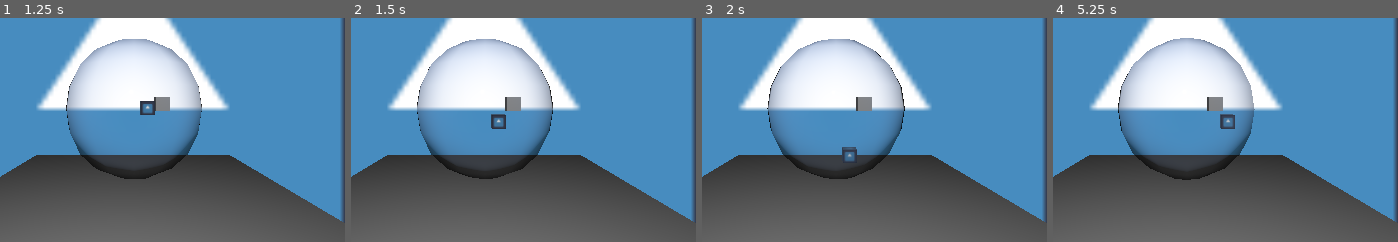
Above: before the commit, frames 1-4 (left to right).
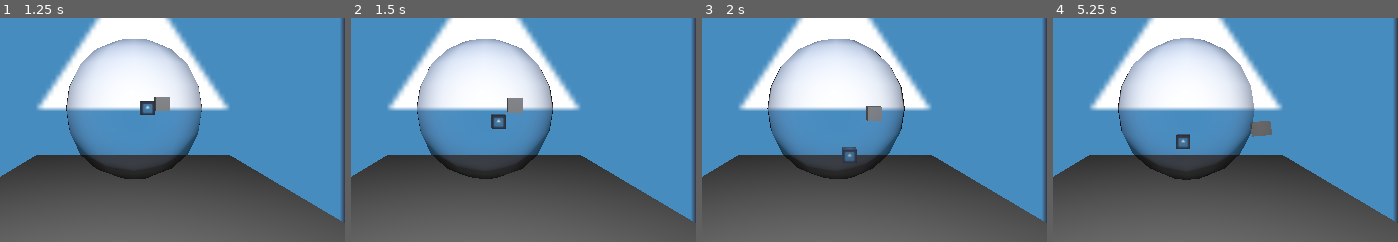
Above: after the commit, the same moments.

Repository: DJ-Jam1/GlobalGameJam2025
Game: Godot game, scene res://scenes/mainScene.tscn
The game is run twice, just before and just after one commit, with the same random seed, the same clock (stepped at 60 frames per second) and the same inputs. The engine's default icon, where the game draws it, is replaced by a stand-in: a white triangle on a blue panel in a dark square.
Inputs:
- Up to frame 1 (1.25 s): tap Enter (ui_accept) at 0.5, 0.77 s; hold Right (ui_right) from 0.53 s (still down); tap Space (attack) at 0.6 s
- Up to frame 2 (1.5 s): release Right (ui_right) at 1.28 s; hold Down (ui_down) from 1.28 s (still down); tap Space (attack) at 1.35 s
- Up to frame 3 (2 s): keep holding Down (ui_down); tap Enter (ui_accept) at 1.52 s
- Up to frame 4 (5.25 s): release Down (ui_down) at 2.03 s; hold Right (ui_right) 2.03-2.78 s; tap Space (attack) every 0.75 s from 2.1 to 5.1 s; hold Up (ui_up) 2.78-3.53 s; tap Enter (ui_accept) at 3.02, 3.77, 4.52 s; hold Left (ui_left) 3.53-5.03 s; hold Down (ui_down) from 5.03 s (still down)
The pictures show only the part of the screen within x 30-80%, y 32-82%; the shares and areas given below are measured in that part.

Frame 1 is identical in both runs. In frame 2, 0.1% of the frame differs, in the area x 44-50%, y 35-43%; in frame 3, 0.5%; in frame 4, 1.2%, in the area x 35-64%, y 35-59%.

Commit message:
Add physics knockback for objects

Diff:
--- a/globalgamejam2025/scenes/crate.gd
+++ b/globalgamejam2025/scenes/crate.gd
@@ -2,7 +2,7 @@
 const NAME = 'crate'
 var knockback_dir
 var knockback
-var knock_force = 200;
+var knock_force = 10;
 var dir =1;
 # Called when the node enters the scene tree for the first time.
 func _ready() -> void:
@@ -14,10 +14,15 @@
 	pass
 
 
+
+
+
+
 func _on_player_knockback() -> void:
-	var knockback_strength = 300  # Adjust this value as needed
-	var random_direction = Vector3(randf_range(-1, 1), randf_range(-1, 1), 0).normalized()
-	var knockback_vector = random_direction * knockback_strength
-
-	# Apply the impulse
-	apply_impulse(Vector3.ZERO, knockback_vector)
+	print('Apply Knockback')
+	   # Adjust as needed
+	var random_direction = Vector3(randf_range(-1, 1), randf_range(-1, 1), 0).normalized();
+	var knockback_vector = random_direction * knock_force;
+	print(knockback_vector);
+	# Use add_force instead of apply_impulse
+	apply_force(knockback_vector, Vector3.ZERO);
--- a/globalgamejam2025/scenes/crate.tscn
+++ b/globalgamejam2025/scenes/crate.tscn
@@ -1,31 +1,31 @@
-[gd_scene load_steps=5 format=3 uid="uid://172os72nii4k"]
+[gd_scene load_steps=5 format=3 uid="uid://dyjim4o8p3l3k"]
 
-[ext_resource type="Script" path="res://scenes/crate.gd" id="1_m8at4"]
+[ext_resource type="Script" path="res://scenes/crate.gd" id="1_gau5g"]
 
-[sub_resource type="BoxMesh" id="BoxMesh_l4vxy"]
+[sub_resource type="BoxMesh" id="BoxMesh_ogx5o"]
 
-[sub_resource type="BoxShape3D" id="BoxShape3D_b46fy"]
+[sub_resource type="BoxShape3D" id="BoxShape3D_44qqf"]
 
-[sub_resource type="BoxShape3D" id="BoxShape3D_fhjqb"]
+[sub_resource type="BoxShape3D" id="BoxShape3D_122et"]
 
-[node name="Crate" type="RigidBody3D"]
-transform = Transform3D(1, 0, 0, 0, 1, 0, 0, 0, 1, 1.46744, 19.9961, 0)
+[node name="crate" type="RigidBody3D"]
 collision_layer = 4
 collision_mask = 6
+axis_lock_linear_z = true
+axis_lock_angular_z = true
+mass = 0.1
+script = ExtResource("1_gau5g")
 
-[node name="Crate" type="CharacterBody3D" parent="."]
-script = ExtResource("1_m8at4")
+[node name="Node3D" type="Node3D" parent="."]
 
-[node name="Node3D" type="Node3D" parent="Crate"]
+[node name="MeshInstance3D" type="MeshInstance3D" parent="Node3D"]
+mesh = SubResource("BoxMesh_ogx5o")
 
-[node name="MeshInstance3D" type="MeshInstance3D" parent="Crate/Node3D"]
-mesh = SubResource("BoxMesh_l4vxy")
+[node name="CollisionShape3D" type="CollisionShape3D" parent="."]
+shape = SubResource("BoxShape3D_44qqf")
 
-[node name="CollisionShape3D" type="CollisionShape3D" parent="Crate"]
-shape = SubResource("BoxShape3D_b46fy")
-
-[node name="hitbox" type="Area3D" parent="Crate"]
+[node name="hitbox" type="Area3D" parent="."]
 transform = Transform3D(1.18879, 0, 0, 0, 1.07202, 0, 0, 0, 1.07202, 0, 0, 0)
 
-[node name="CollisionShape3D" type="CollisionShape3D" parent="Crate/hitbox"]
-shape = SubResource("BoxShape3D_fhjqb")
+[node name="CollisionShape3D" type="CollisionShape3D" parent="hitbox"]
+shape = SubResource("BoxShape3D_122et")
--- a/globalgamejam2025/scenes/crate_2.tscn
+++ /dev/null
@@ -1,27 +0,0 @@
-[gd_scene load_steps=5 format=3 uid="uid://dyjim4o8p3l3k"]
-
-[ext_resource type="Script" path="res://scenes/crate.gd" id="1_gau5g"]
-
-[sub_resource type="BoxMesh" id="BoxMesh_ogx5o"]
-
-[sub_resource type="BoxShape3D" id="BoxShape3D_44qqf"]
-
-[sub_resource type="BoxShape3D" id="BoxShape3D_122et"]
-
-[node name="Crate2" type="RigidBody3D"]
-mass = 0.001
-script = ExtResource("1_gau5g")
-
-[node name="Node3D" type="Node3D" parent="."]
-
-[node name="MeshInstance3D" type="MeshInstance3D" parent="Node3D"]
-mesh = SubResource("BoxMesh_ogx5o")
-
-[node name="CollisionShape3D" type="CollisionShape3D" parent="."]
-shape = SubResource("BoxShape3D_44qqf")
-
-[node name="hitbox" type="Area3D" parent="."]
-transform = Transform3D(1.18879, 0, 0, 0, 1.07202, 0, 0, 0, 1.07202, 0, 0, 0)
-
-[node name="CollisionShape3D" type="CollisionShape3D" parent="hitbox"]
-shape = SubResource("BoxShape3D_122et")
--- a/globalgamejam2025/scenes/mainScene.tscn
+++ b/globalgamejam2025/scenes/mainScene.tscn
@@ -3,7 +3,7 @@
 [ext_resource type="Material" uid="uid://cc6bbgwmjwt4k" path="res://art/shaders/bubble.tres" id="1_ey78d"]
 [ext_resource type="Texture2D" uid="uid://cv3ntmhbeghvt" path="res://icon.svg" id="3_06gdc"]
 [ext_resource type="PackedScene" uid="uid://beg6i0etumxch" path="res://scenes/player.tscn" id="3_7p3qw"]
-[ext_resource type="PackedScene" uid="uid://dyjim4o8p3l3k" path="res://scenes/crate_2.tscn" id="4_4bfwh"]
+[ext_resource type="PackedScene" uid="uid://dyjim4o8p3l3k" path="res://scenes/crate.tscn" id="4_4bfwh"]
 
 [sub_resource type="SphereShape3D" id="SphereShape3D_7nbcd"]
 
--- a/globalgamejam2025/scenes/player.gd
+++ b/globalgamejam2025/scenes/player.gd
@@ -24,7 +24,7 @@
 		velocity.y = JUMP_VELOCITY
 
 	for body  in $hotbox.get_overlapping_bodies():
-		if knockback_wait <= 0 and body.get("NAME")== "Crate2":
+		if knockback_wait <= 0 and body.get("NAME")== "crate":
 			emit_signal("knockback");
 			knockback_wait =10;
 	knockback_wait -=1;
--- a/globalgamejam2025/scenes/player.tscn
+++ b/globalgamejam2025/scenes/player.tscn
@@ -9,6 +9,21 @@
 [sub_resource type="BoxShape3D" id="BoxShape3D_1i64l"]
 
 [sub_resource type="BoxShape3D" id="BoxShape3D_x1qjh"]
+
+[sub_resource type="Animation" id="Animation_ki6ru"]
+length = 0.001
+tracks/0/type = "value"
+tracks/0/imported = false
+tracks/0/enabled = true
+tracks/0/path = NodePath("hotbox/CollisionShape3D:disabled")
+tracks/0/interp = 1
+tracks/0/loop_wrap = true
+tracks/0/keys = {
+"times": PackedFloat32Array(0),
+"transitions": PackedFloat32Array(1),
+"update": 1,
+"values": [false]
+}
 
 [sub_resource type="Animation" id="Animation_o0sbr"]
 resource_name = "attack_animation"
@@ -24,21 +39,6 @@
 "transitions": PackedFloat32Array(1, 1),
 "update": 1,
 "values": [false, true]
-}
-
-[sub_resource type="Animation" id="Animation_ki6ru"]
-length = 0.001
-tracks/0/type = "value"
-tracks/0/imported = false
-tracks/0/enabled = true
-tracks/0/path = NodePath("hotbox/CollisionShape3D:disabled")
-tracks/0/interp = 1
-tracks/0/loop_wrap = true
-tracks/0/keys = {
-"times": PackedFloat32Array(0),
-"transitions": PackedFloat32Array(1),
-"update": 1,
-"values": [false]
 }
 
 [sub_resource type="AnimationLibrary" id="AnimationLibrary_b1g34"]
@@ -63,7 +63,7 @@
 shape = SubResource("BoxShape3D_1i64l")
 
 [node name="hotbox" type="Area3D" parent="."]
-transform = Transform3D(1.2, 0, 0, 0, 1.2, 0, 0, 0, 1.2, 0, 0, 0)
+transform = Transform3D(1.5, 0, 0, 0, 1.5, 0, 0, 0, 1.5, 0, 0, 0)
 collision_layer = 4
 collision_mask = 6
 
